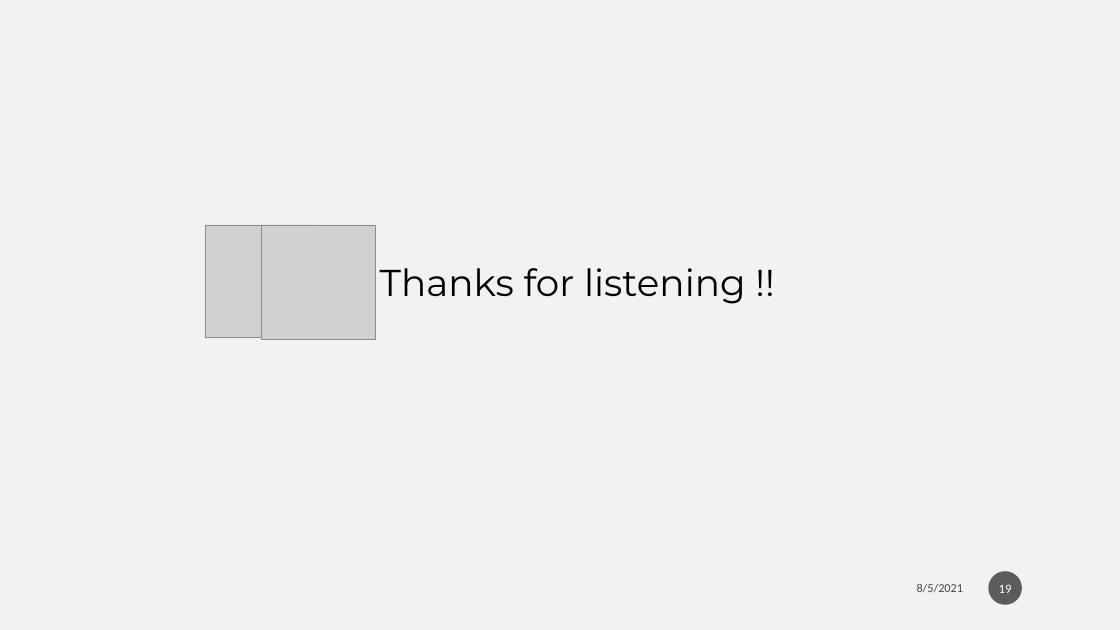
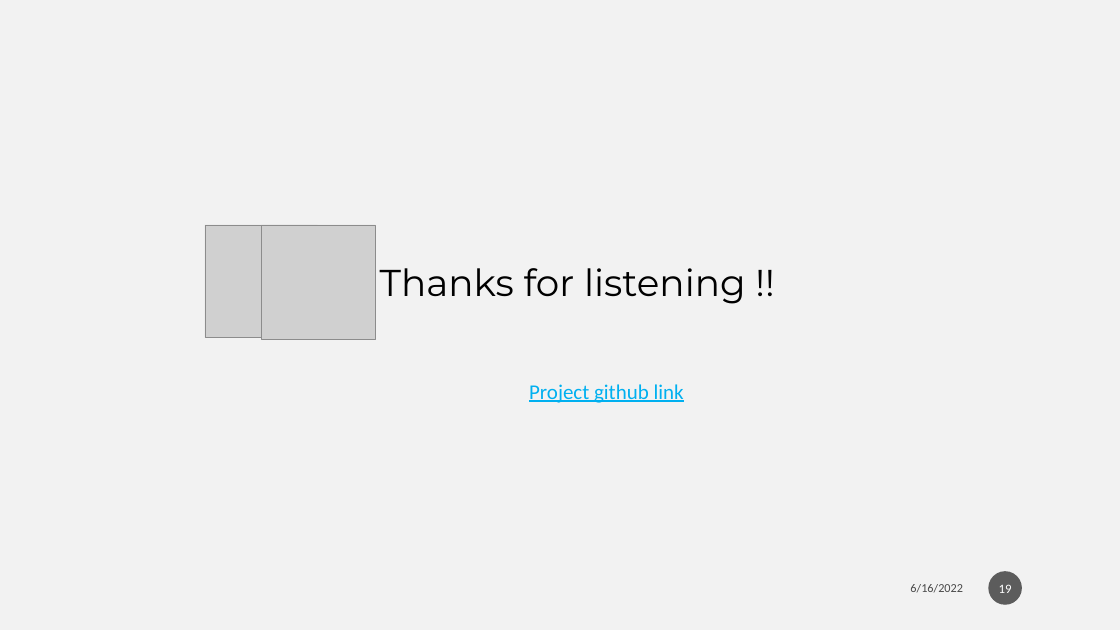
Before and after one commit to Weber12321/AD-classifier-side-project, a slide deck: slide 19 of AD_classifier.pptx. Drawn at 1120x630 pixels with LibreOffice and Linux fonts; fonts in the diff are those of the drawing; grey boxes stand for pictures; background and template pictures are left out. Boxes give left, top, right and bottom in pixels: in the first picture for what was removed or moved away, otherwise in the second. Text is boxed around its words. In the diff, an @@ line names an element or a change of style, - is before the commit and + after.

```diff
--- a/AD_classifier.pptx
+++ b/AD_classifier.pptx
@@ text added at (x1=529, y1=384, x2=684, y2=403), 18 pt, text #00B0F0, underline @@
+Project github link
@@ text at (x1=910, y1=584, x2=963, y2=593): text changed @@
-8/5/2021
+6/16/2022
```
Also in this commit, not shown: 18 other slides changed, 4 other files.
